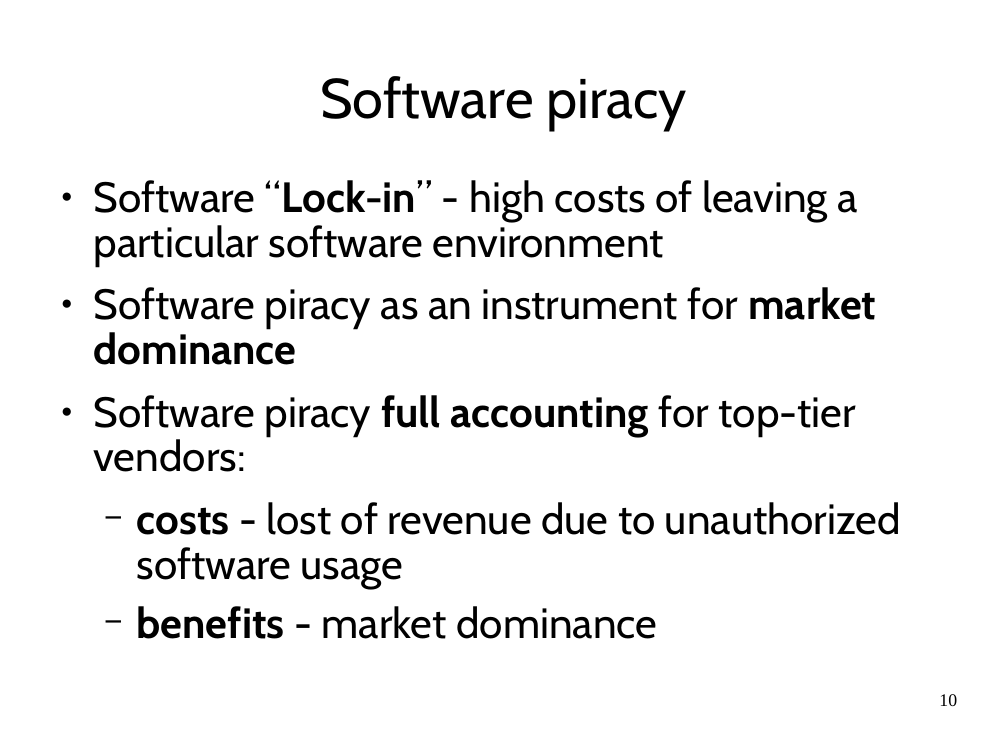
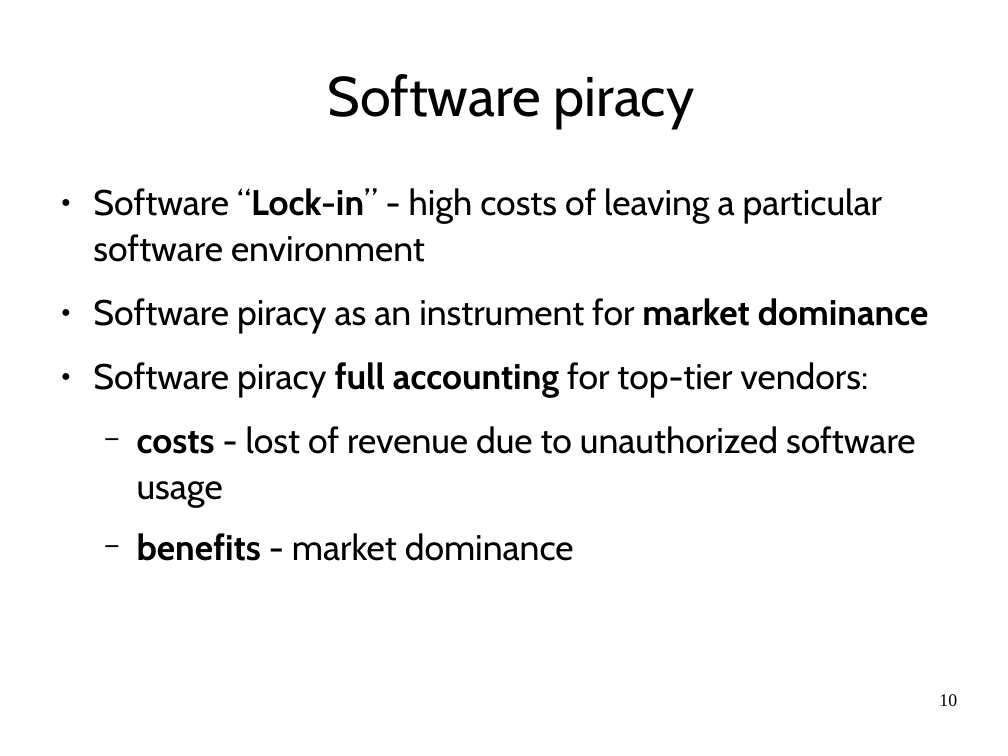
Before and after one commit to hernad/FIT_ENG, a slide deck: slide 10 of seminarski/OSS_BiH_presentation.ppt. Drawn at 1008x756 pixels with LibreOffice and Linux fonts; fonts in the diff are those of the drawing. Boxes give left, top, right and bottom in pixels: in the first picture for what was removed or moved away, otherwise in the second. Text is boxed around its words. In the diff, an @@ line names an element or a change of style, - is before the commit and + after.

```diff
--- a/seminarski/OSS_BiH_presentation.ppt
+++ b/seminarski/OSS_BiH_presentation.ppt
@@ title "Software piracy": place and size @@
-title "Software piracy" at (320, 76, 687, 130)
+title "Software piracy" at (328, 74, 695, 129)
@@ text "Software “Lock-in” - high costs ..." at (93, 188, 929, 561): size 33.3 to 28 pt; line spacing 0.88 to 1.08 @@
```
Also in this commit, not shown: 1 other slide changed, 4 other files.
